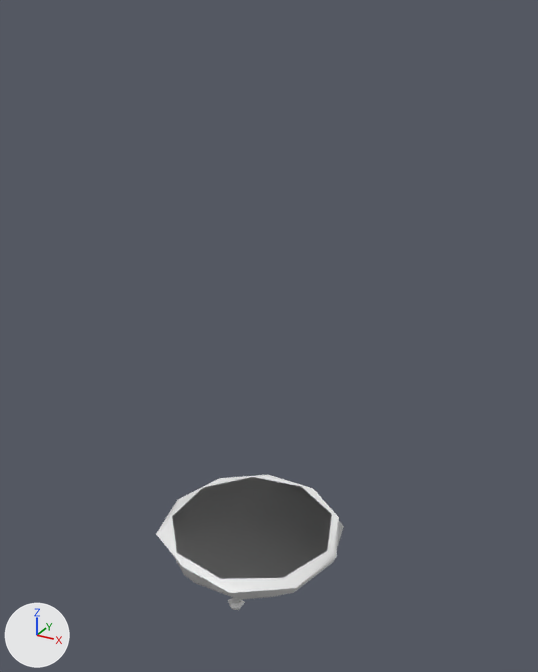
One commit to the Blender file assets/eclipse/source/astral.blend: the scene before it, then after it.
Rendered twice from a 50 mm lens placed at (3.12, -5.31, 4.78), pointed at (-0.17, 0.66, 1.79). Every picture has the same lights, and +X, +Y and +Z are marked at lower left. The picture after the commit comes second.

Script lines for the objects in view, before the commit:
```python
me_way_stone_a = bpy.data.meshes.new('way_stone_a')
me_way_stone_a.from_pydata(...)  # 105 vertices, 86 faces; spans x -0.79..0.86, y -0.88..0.84, z -0.77..0.0
me_way_stone_a.polygons.foreach_set('use_smooth', [True] * 86)
# faces by material slot: [38, 48]
me_way_stone_a.materials.append(mat_stone_old)  # white #e7e7e7
me_way_stone_a.materials.append(mat_stone)  # white #e7e7e7
me_way_stone_b = bpy.data.meshes.new('way_stone_b')
me_way_stone_b.from_pydata(...)  # 100 vertices, 82 faces; spans x -0.81..0.81, y -0.79..0.79, z -0.72..0.0
me_way_stone_b.polygons.foreach_set('use_smooth', [True] * 82)
# faces by material slot: [34, 48]
me_way_stone_b.materials.append(mat_stone_old)  # white #e7e7e7
me_way_stone_b.materials.append(mat_stone)  # white #e7e7e7
me_way_stone_c = bpy.data.meshes.new('way_stone_c')
me_way_stone_c.from_pydata(...)  # 110 vertices, 90 faces; spans x -0.93..0.93, y -0.91..0.87, z -0.84..0.0
me_way_stone_c.polygons.foreach_set('use_smooth', [True] * 90)
# faces by material slot: [42, 48]
me_way_stone_c.materials.append(mat_stone_old)  # white #e7e7e7
me_way_stone_c.materials.append(mat_stone)  # white #e7e7e7
ob_way_stone_a = bpy.data.objects.new('way_stone_a', me_way_stone_a)
ob_way_stone_a.location = (0.0, 0.0, 0.0)
ob_way_stone_b = bpy.data.objects.new('way_stone_b', me_way_stone_b)
ob_way_stone_b.location = (0.0, 0.0, 0.0)
ob_way_stone_c = bpy.data.objects.new('way_stone_c', me_way_stone_c)
ob_way_stone_c.location = (0.0, 0.0, 0.0)
```
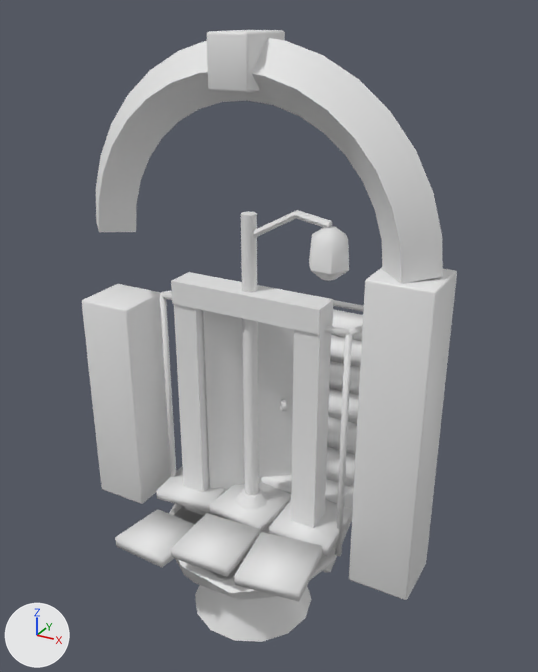
Commit message: feat(metro): the city's fragments drifting in the astral void

Diff of the bpy script that builds the scene:
```diff
--- a/assets/eclipse/source/astral.blend.py
+++ b/assets/eclipse/source/astral.blend.py
@@ ob_stall_frame @@
+ob_stall_frame = bpy.data.objects.new('stall_frame', me_stall_frame)  # 104 vertices, 70 faces; spans x -0.98..0.98, y -0.03..1.33, z 0.0..2.33; in mat_iron (white #e7e7e7), mat_cloth (white #e7e7e7)
+ob_stall_frame.location = (0.0, 0.0, 0.0)
@@ ob_tile_slab @@
+ob_tile_slab = bpy.data.objects.new('tile_slab', me_tile_slab)  # 72 vertices, 54 faces; spans x -0.99..0.99, y -0.99..0.99, z -0.03..0.37; in mat_stone_old (white #e7e7e7), mat_stone (white #e7e7e7)
+ob_tile_slab.location = (0.0, 0.0, 0.0)
@@ ob_bell @@
+ob_bell = bpy.data.objects.new('bell', me_bell)  # 114 vertices, 90 faces; spans x -0.62..0.62, y -0.604..0.604, z -0.95..0.22; in mat_brass (white #e7e7e7), mat_wood (white #e7e7e7), mat_iron (white #e7e7e7)
+ob_bell.location = (0.0, 0.0, 0.0)
@@ ob_lamp_post @@
+ob_lamp_post = bpy.data.objects.new('lamp_post', me_lamp_post)  # 82 vertices, 62 faces; spans x -0.22..0.93, y -0.22..0.22, z 0.0..3.28; in mat_iron (white #e7e7e7), mat_brass (white #e7e7e7)
+ob_lamp_post.location = (0.0, 0.0, 0.0)
@@ ob_doorway @@
+ob_doorway = bpy.data.objects.new('doorway', me_doorway)  # 48 vertices, 34 faces; spans x -0.74..0.74, y -0.14..0.64, z 0.0..2.52; in mat_wood (white #e7e7e7), mat_iron (white #e7e7e7)
+ob_doorway.location = (0.0, 0.0, 0.0)
@@ ob_stairs @@
+ob_stairs = bpy.data.objects.new('stairs', me_stairs)  # 72 vertices, 54 faces; spans x -0.8..0.92, y -0.13..2.53, z -0.21..1.44; in mat_stone (white #e7e7e7), mat_iron (white #e7e7e7)
+ob_stairs.location = (0.0, 0.0, 0.0)
@@ ob_arch @@
+ob_arch = bpy.data.objects.new('arch', me_arch)  # 236 vertices, 228 faces; spans x -1.73..1.73, y -0.3..0.3, z 0.0..4.62; in mat_stone_old (white #e7e7e7), mat_stone (white #e7e7e7)
+ob_arch.location = (0.0, 0.0, 0.0)
```

Changed parts and their boxes (x1, y1, x2, y2) in the pictures (538 x 672 px):
'arch', added
    after: (82, 30, 457, 600)
    faces in mat_stone_old (white #e7e7e7): (82, 30, 457, 600)
    faces in mat_stone (white #e7e7e7): (96, 38, 443, 284)
'doorway', added
    after: (171, 272, 333, 528)
    faces in mat_wood (white #e7e7e7): (171, 272, 333, 528)
'tile_slab', added
    after: (115, 466, 354, 602)
    faces in mat_stone_old (white #e7e7e7): (115, 482, 354, 602)
    faces in mat_stone (white #e7e7e7): (157, 466, 353, 577)
'lamp_post', added
    after: (236, 210, 349, 509)
    faces in mat_iron (white #e7e7e7): (236, 210, 332, 509)
    faces in mat_brass (white #e7e7e7): (309, 226, 349, 281)
'stairs', added
    after: (261, 309, 363, 572)
    faces in mat_stone (white #e7e7e7): (261, 309, 363, 504)
    faces in mat_iron (white #e7e7e7): (323, 519, 352, 572)
'bell', added
    after: (195, 511, 311, 642)
    faces in mat_brass (white #e7e7e7): (195, 585, 311, 642)
'stall_frame', added
    after: (160, 291, 364, 556)
'way_stone_c', unchanged, covered by the edit
    before: (156, 475, 344, 610)
    after: (169, 504, 337, 600)
'way_stone_a', unchanged, covered by the edit
    before: (173, 477, 332, 592)
    after: (173, 506, 245, 592)
'way_stone_b', unchanged, covered by the edit
    before: (176, 482, 324, 574)
    after: (183, 511, 248, 572)
